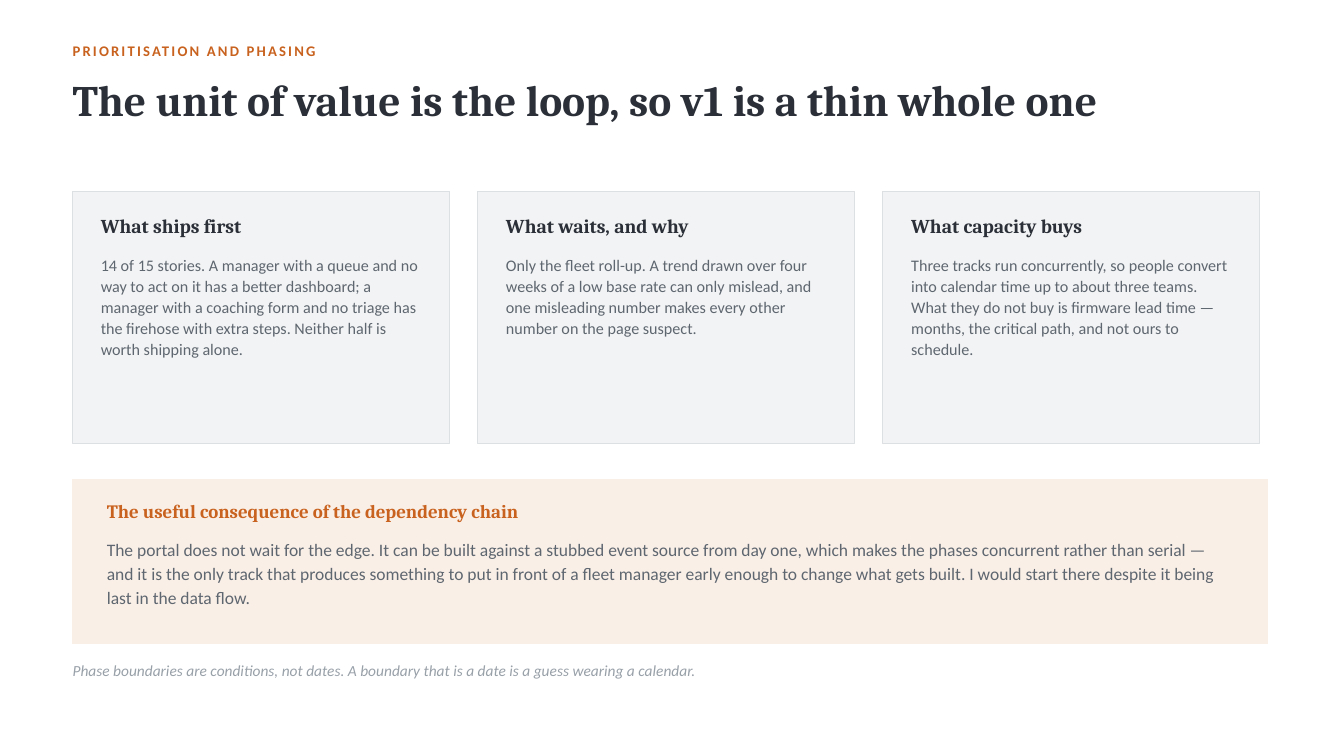
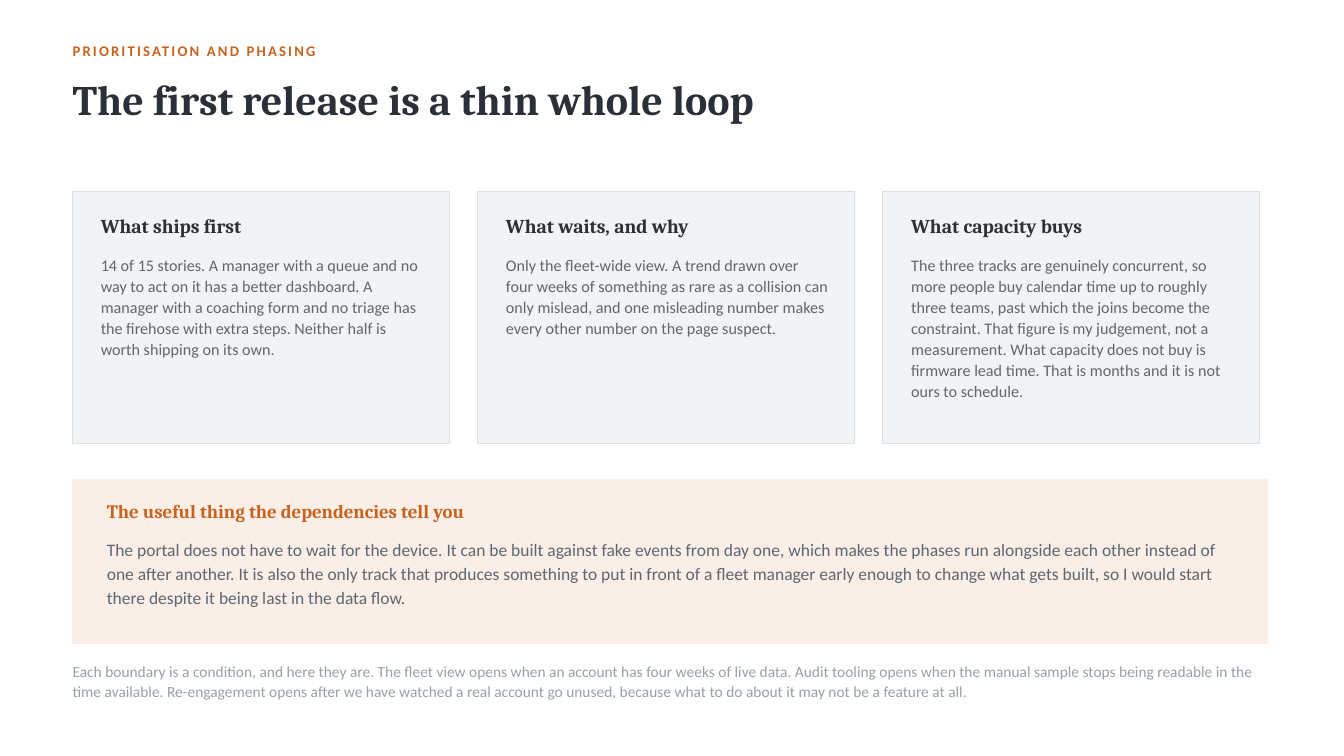
Before and after one commit to dannydaley76/cameramatics-product-brain, a slide deck: slide 13 of Claude outputs/cameramatics-danny-daley.pptx (slide 17 before the commit). Drawn at 1344x756 pixels with LibreOffice and Linux fonts; fonts in the diff are those of the drawing. Boxes give left, top, right and bottom in pixels: in the first picture for what was removed or moved away, otherwise in the second. Text is boxed around its words. In the diff, an @@ line names an element or a change of style, - is before the commit and + after.

```diff
--- a/Claude outputs/cameramatics-danny-daley.pptx
+++ b/Claude outputs/cameramatics-danny-daley.pptx
@@ text at box(73, 85, 754, 124): text changed; size 31 to 30 pt @@
-The unit of value is the loop, so v1 is a thin whole one
+The first release is a thin whole loop
@@ text at box(101, 260, 418, 358): text changed @@
-14 of 15 stories. A manager with a queue and no way to act on it has a better dashboard; a manager with a coaching form and no triage has the firehose with extra steps. Neither half is worth shipping alone.
+14 of 15 stories. A manager with a queue and no way to act on it has a better dashboard. A manager with a coaching form and no triage has the firehose with extra steps. Neither half is worth shipping on its own.
@@ text at box(506, 260, 828, 337): text changed @@
-Only the fleet roll-up. A trend drawn over four weeks of a low base rate can only mislead, and one misleading number makes every other number on the page suspect.
+Only the fleet-wide view. A trend drawn over four weeks of something as rare as a collision can only mislead, and one misleading number makes every other number on the page suspect.
@@ text at box(911, 260, 1220, 397): text changed @@
-Three tracks run concurrently, so people convert into calendar time up to about three teams. What they do not buy is firmware lead time — months, the critical path, and not ours to schedule.
+The three tracks are genuinely concurrent, so more people buy calendar time up to roughly three teams, past which the joins become the constraint. That figure is my judgement, not a measurement. What capacity does not buy is firmware lead time. That is months and it is not ours to schedule.
@@ text at box(107, 504, 464, 522): text changed @@
-The useful consequence of the dependency chain
+The useful thing the dependencies tell you
@@ text at box(107, 544, 1216, 607): text changed @@
-The portal does not wait for the edge. It can be built against a stubbed event source from day one, which makes the phases concurrent rather than serial — and it is the only track that produces something to put in front of a fleet manager early enough to change what gets built. I would start there despite it being last in the data flow.
+The portal does not have to wait for the device. It can be built against fake events from day one, which makes the phases run alongside each other instead of one after another. It is also the only track that produces something to put in front of a fleet manager early enough to change what gets built, so I would start there despite it being last in the data flow.
@@ text at box(73, 666, 1252, 700): text changed; italic off @@
-Phase boundaries are conditions, not dates. A boundary that is a date is a guess wearing a calendar.
+Each boundary is a condition, and here they are. The fleet view opens when an account has four weeks of live data. Audit tooling opens when the manual sample stops being readable in the time available. Re-engagement opens after we have watched a real account go unused, because what to do about it may not be a feature at all.
```
Also in this commit, not shown: 14 other slides changed, 5 slides added, 6 slides removed, 1 other file.
